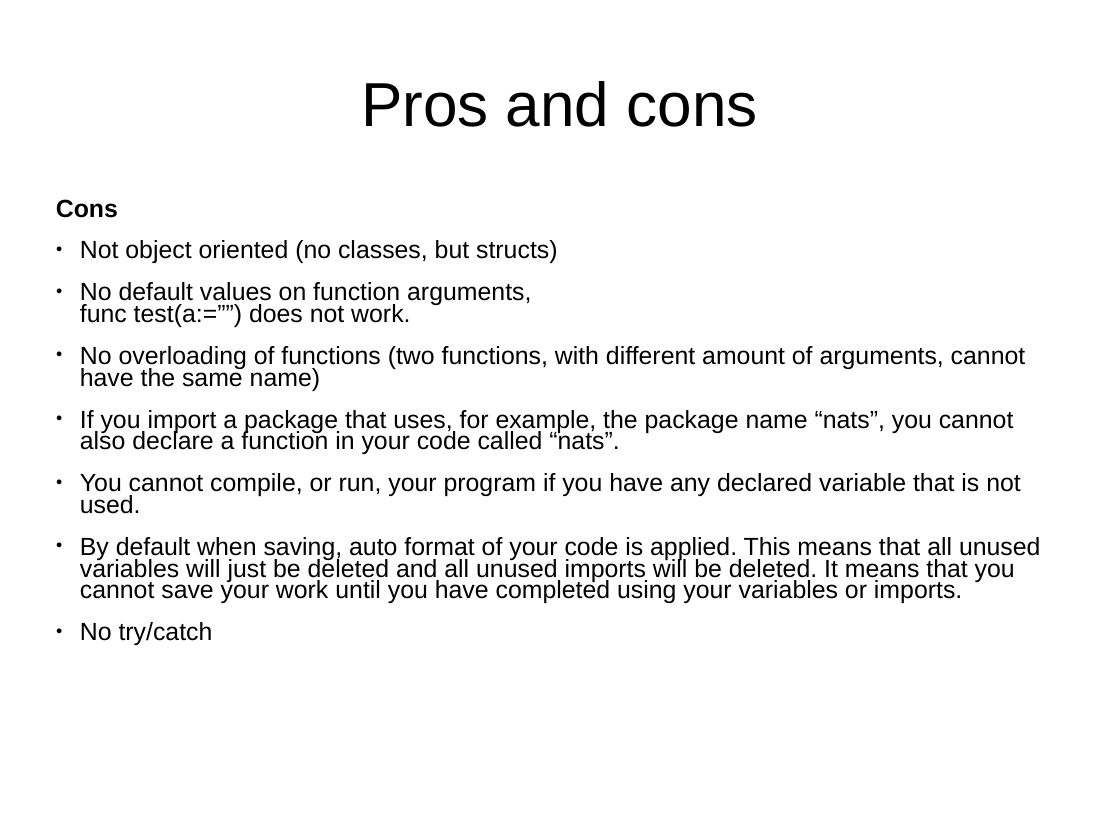
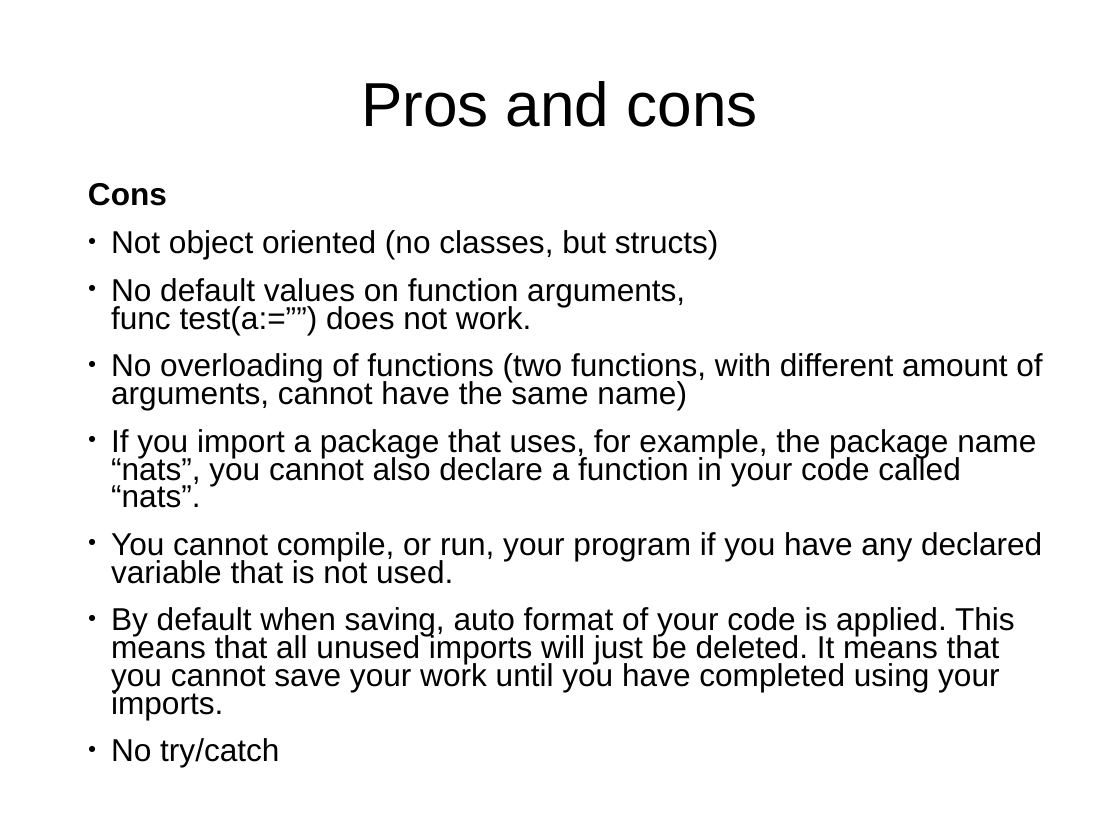
Before and after one commit to smicker/go_course, a slide deck: slide 6 of Golang genomgång.ppt. Drawn at 1120x840 pixels with LibreOffice and Linux fonts; fonts in the diff are those of the drawing; background and template pictures are left out. Boxes give left, top, right and bottom in pixels: in the first picture for what was removed or moved away, otherwise in the second. Text is boxed around its words. In the diff, an @@ line names an element or a change of style, - is before the commit and + after.

```diff
--- a/Golang genomgång.ppt
+++ b/Golang genomgång.ppt
@@ text at [88, 183, 1042, 767]: size 17.6 to 22.4 pt in "Cons", "Not object oriented (no classes, but structs)", "No default values on function arguments, func ...", "No overloading of functions (two functions, with ..." and 3 more places; indent changed @@
@@ text "Cons": place and size @@
-text "Cons" at [56, 199, 1040, 645]
+text "Cons" at [88, 183, 1042, 767]
@@ text at [111, 607, 1015, 719]: text changed; size 17.6 to 22.4 pt @@
-● By default when saving, auto format of your code is applied. This means that all unused variables will just be deleted and all unused imports will be deleted. It means that you cannot save your work until you have completed using your variables or imports.
+● By default when saving, auto format of your code is applied. This means that all unused imports will just be deleted. It means that you cannot save your work until you have completed using your imports.
```
Also in this commit, not shown: 47 other slides changed, 2 slides added, 2 slides removed, 1 other file.
